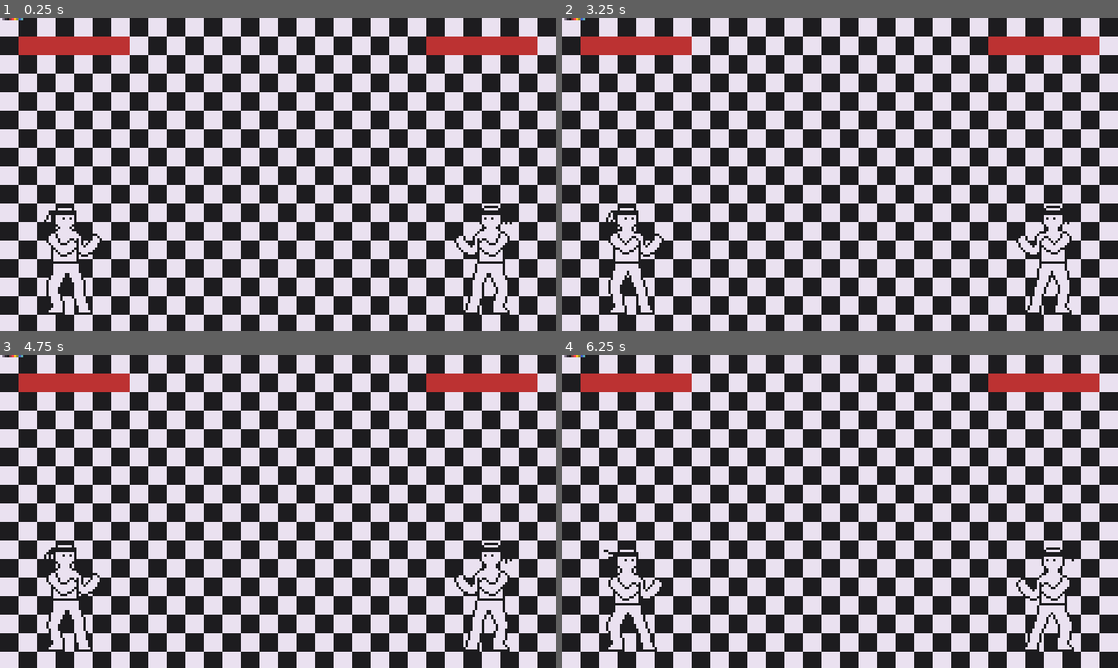
Above: before the commit, frames 1-4 (two rows, left to right).
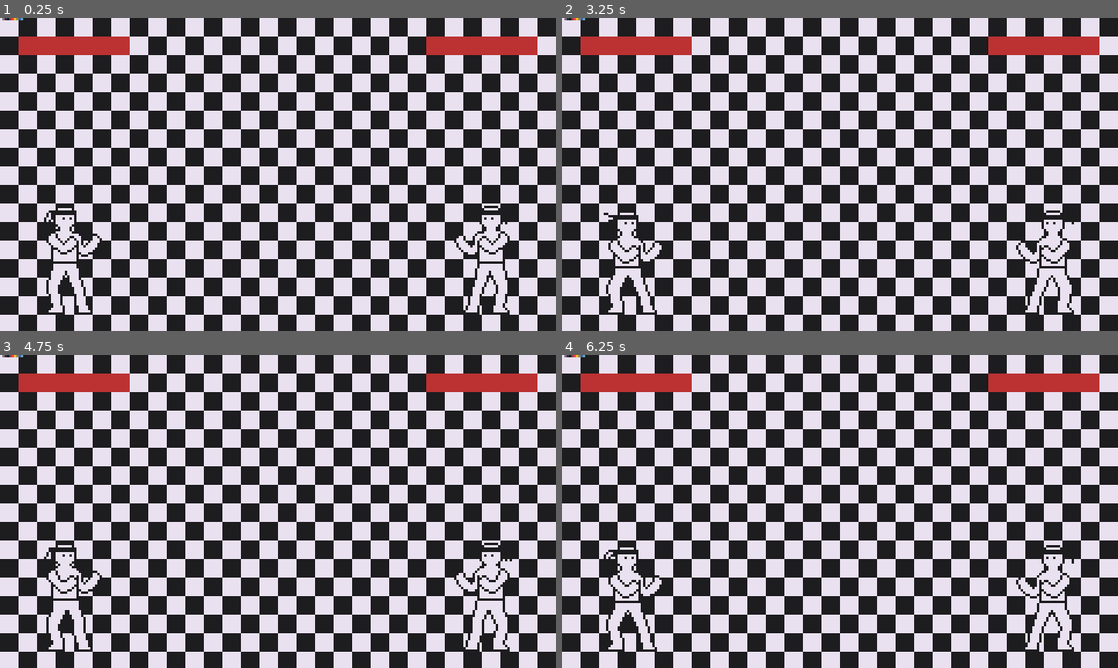
Above: after the commit, the same moments.

Repository: PixelDud/LTRO-1-Game
Game: Godot game, scene res://Scenes/main.tscn
Two runs of this game, one before a commit and one after it. Both use one fixed random seed, a clock stepped at 60 frames per second and the inputs below.
Inputs:
- Up to frame 1 (0.25 s): no input
- Up to frame 2 (3.25 s): hold C (p1Start) 0.53-1.25 s; click "Resume Game" at 1.25 s; tap B (p2Start) at 2.1 s; click "Resume Game" at 2.75 s
- Up to frame 3 (4.75 s): hold C (p1Start) 3.53-4.25 s; click "Resume Game" at 4.25 s
- Up to frame 4 (6.25 s): tap B (p2Start) at 5.1 s; tap Enter at 5.75 s; hold C (p1Start) from 5.78 s (still down)

The runs differ from the first frame. In frame 1, 0.5% of the frame differs, in the area x 7-93%, y 62-92%; in frame 2, 1.5%, in the area x 7-93%, y 60-95%; in frame 3, 0.6%; in frame 4, 1.0%.

Commit message:
fixed a bug that made you slide, and an attack bug
attacks wouldn't have worked properly, fixed that, also fixed a bug where you slide when holding up after moving left or right

Diff:
--- a/Prefabs/Player.tscn
+++ b/Prefabs/Player.tscn
@@ -43,5 +43,5 @@
 
 [node name="Sprite" type="AnimatedSprite" parent="."]
 frames = SubResource( 7 )
-frame = 1
+frame = 2
 playing = true
--- a/Scripts/playerController.gd
+++ b/Scripts/playerController.gd
@@ -57,20 +57,21 @@
 	if Input.is_action_pressed("p" + str(playerNumber) + "Up"):
 		print("Up!")
 		attackDir = "Up"
+		velocity.x = 0
 	elif Input.is_action_pressed("p" + str(playerNumber) + "Down"):
 		print("Down!")
 		velocity.x = 0
-		attackDir == "Down"
+		attackDir = "Down"
 	elif Input.is_action_pressed("p" + str(playerNumber) + "Left"):
 		print("Left!")
-		attackDir == "Left"
+		attackDir = "Left"
 		if (playerNumber == 2):
 			velocity.x -= moveSpeed
 		else:
 			velocity.x -= backSpeed
 	elif Input.is_action_pressed("p" + str(playerNumber) + "Right"):
 		print("Right!")
-		attackDir == "Right"
+		attackDir = "Right"
 		if (playerNumber == 2):
 			velocity.x += backSpeed
 		else:
